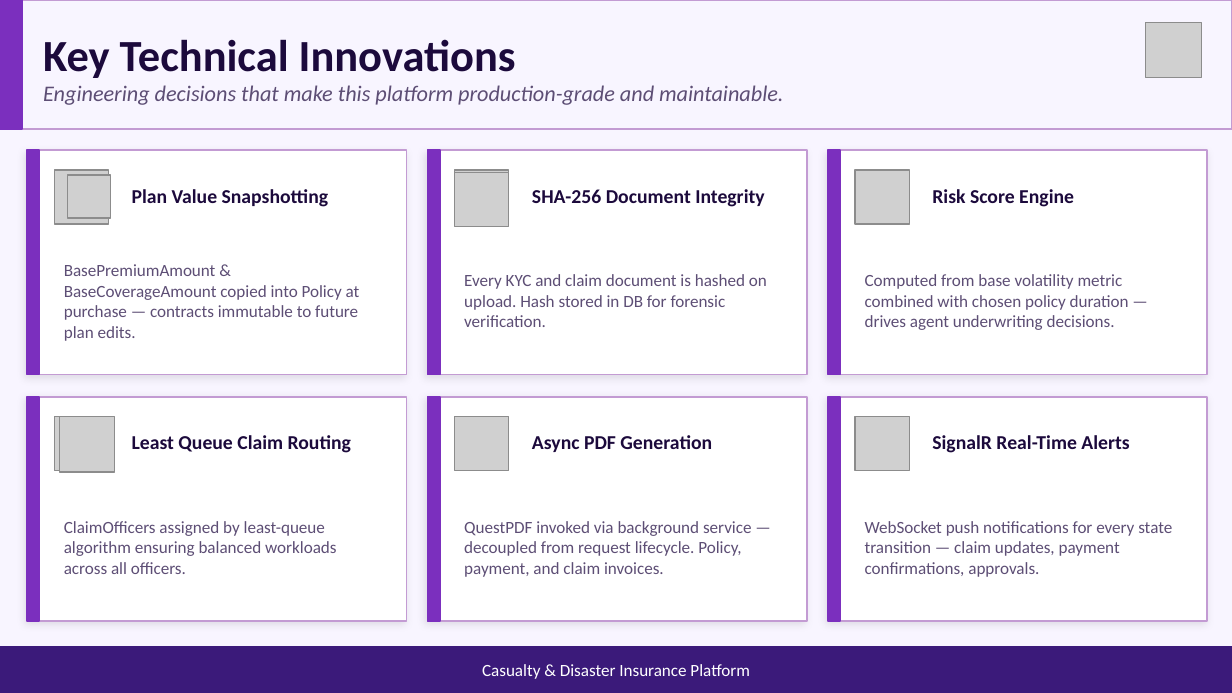
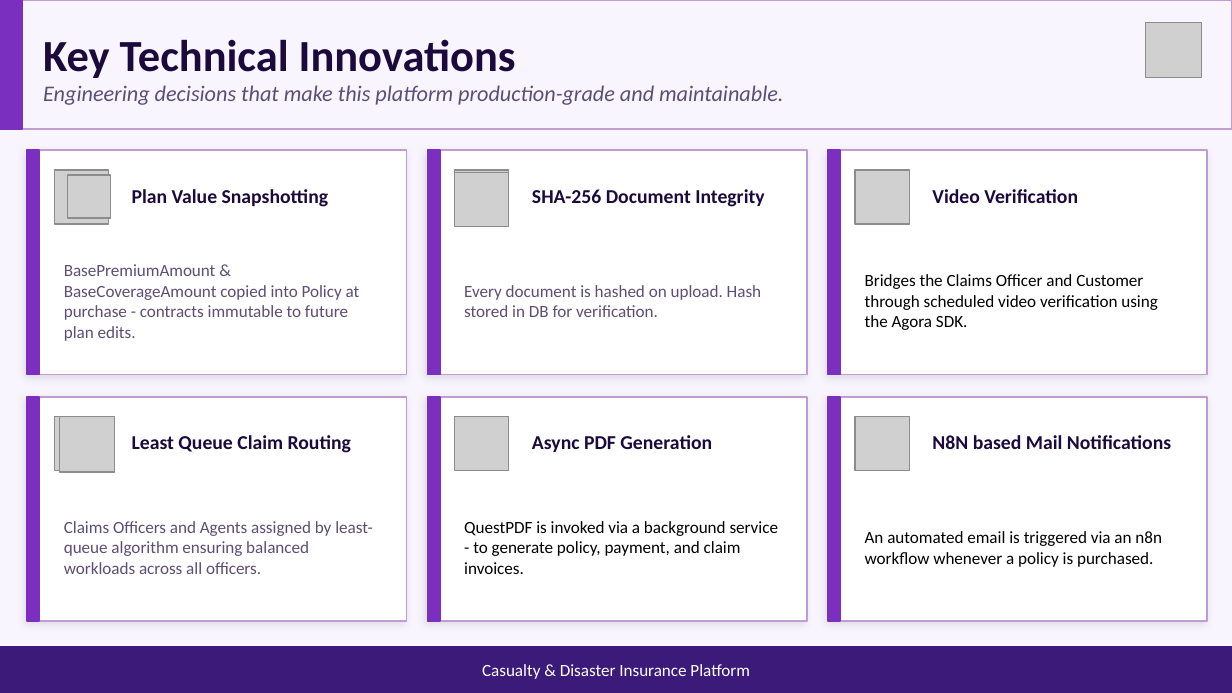
Before and after one commit to goutham4126/GOUTHAM, a slide deck: slide 11 of documents/insurance_capstone.pptx. Drawn at 1232x693 pixels with LibreOffice and Linux fonts; fonts in the diff are those of the drawing; grey boxes stand for pictures. Boxes give left, top, right and bottom in pixels: in the first picture for what was removed or moved away, otherwise in the second. Text is boxed around its words. In the diff, an @@ line names an element or a change of style, - is before the commit and + after.

Commit message:
documents update

```diff
--- a/documents/insurance_capstone.pptx
+++ b/documents/insurance_capstone.pptx
@@ text at box(932, 189, 1078, 203): text changed @@
-Risk Score Engine
+Video Verification
@@ text at box(64, 264, 360, 341): text changed @@
-BasePremiumAmount & BaseCoverageAmount copied into Policy at purchase — contracts immutable to future plan edits.
+BasePremiumAmount & BaseCoverageAmount copied into Policy at purchase - contracts immutable to future plan edits.
@@ text at box(464, 285, 761, 317): text changed @@
-Every KYC and claim document is hashed on upload. Hash stored in DB for forensic verification.
+Every document is hashed on upload. Hash stored in DB for verification.
@@ text at box(865, 274, 1158, 330): text changed; text colour #5D4E75 to #000000 @@
-Computed from base volatility metric combined with chosen policy duration — drives agent underwriting decisions.
+Bridges the Claims Officer and Customer through scheduled video verification using the Agora SDK.
@@ text at box(932, 435, 1171, 449): text changed @@
-SignalR Real-Time Alerts
+N8N based Mail Notifications
@@ text at box(64, 521, 372, 574): text changed @@
-ClaimOfficers assigned by least-queue algorithm ensuring balanced workloads across all officers.
+Claims Officers and Agents assigned by least-queue algorithm ensuring balanced workloads across all officers.
@@ text at box(464, 521, 779, 574): text changed; text colour #5D4E75 to #000000 @@
-QuestPDF invoked via background service — decoupled from request lifecycle. Policy, payment, and claim invoices.
+QuestPDF is invoked via a background service - to generate policy, payment, and claim invoices.
@@ text at box(865, 531, 1162, 567): text changed; text colour #5D4E75 to #000000 @@
-WebSocket push notifications for every state transition — claim updates, payment confirmations, approvals.
+An automated email is triggered via an n8n workflow whenever a policy is purchased.
```
Also in this commit, not shown: 9 other slides changed, 2 other files.
